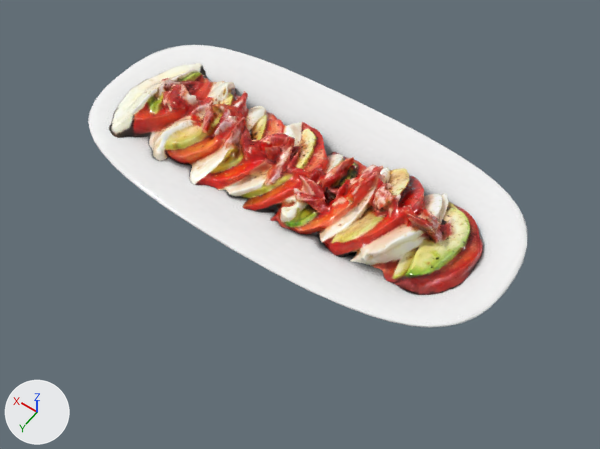
Renders of the glTF model Plato_09.glb from each side of a commit.
One viewpoint serves both versions: a 50 mm camera at (-0.206, 0.284, 0.405) aimed at (-0.022, 0.026, 0.0). The lights are fixed; the arrows at lower left show +X, +Y and +Z. The first picture is the older version. Where no turn or scale is listed for an object, it has been applied to the vertices. Vertices at exactly the same position are counted once.

Objects in the first picture: 'Boolean Square Plate.002', 'Caprese Decimate Edit.002'.
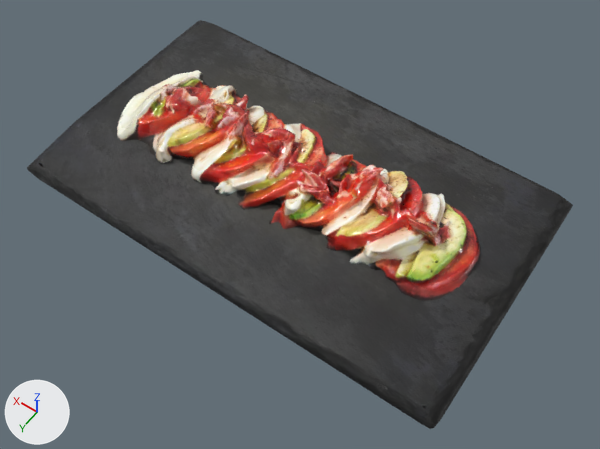
Where the change shows, as pixel boxes [x1, y1, x2, y2] in the pictures (600 x 449 px):
'Plato Pizarra Burger.001', added: after [27, 20, 573, 429]
'Boolean Square Plate.002', deleted: before [88, 45, 527, 328]
'Caprese Decimate Edit.002', reshaped, moved: before [109, 63, 483, 295]; after [117, 70, 480, 301]

Diff of the bpy script that builds the scene:
```diff
--- a/Plato_09.glb.py
+++ b/Plato_09.glb.py
@@ img_normal_lowpoly @@
+img_normal_lowpoly = load_image('Normal LowPoly', '_unpacked/Normal_LowPoly', 512, 512, 'Non-Color')
@@ img_difuso_plate_ori @@
+img_difuso_plate_ori = load_image('Difuso_Plate_ori', '_unpacked/Difuso_Plate_ori', 800, 800, 'sRGB')
@@ mat_caprese_003 @@
+mat_caprese_003 = bpy.data.materials.new('Caprese.003')
+# uses the picture img_diffuse_006
+# uses the picture img_normal_001
+# uses the picture img_roughness_003
+# uses the picture img_roughness_003_001
@@ mat_platp_pizarra_burger_001 @@
+mat_platp_pizarra_burger_001 = bpy.data.materials.new('Platp Pizarra Burger.001')
+# uses the picture img_difuso_plate_ori
+# uses the picture img_normal_lowpoly
@@ me_3dmodel_048 @@
 # used by ob_caprese_decimate_edit_002; location = (0.0, -0.0001, 0.0118)
-me_3dmodel_048.from_pydata(...)  # 10328 vertices, 20298 faces; spans x -0.128..0.135, y -0.04..0.047, z -0.008..0.035
-me_3dmodel_048.materials.append(mat_caprese_001)
+me_3dmodel_048.from_pydata(...)  # 11053 vertices, 21888 faces; spans x -0.13..0.135, y -0.042..0.045, z -0.003..0.036
+# me_3dmodel_048 part 1: 91 vertices moved within x -0.125..0.132, y -0.039..0.043, z -0.003..0.033; 10069 vertices removed from x -0.128..0.135, y -0.04..0.047, z -0.008..0.035; 10794 vertices added at x -0.13..0.135, y -0.042..0.045, z -0.003..0.036
+me_3dmodel_048.materials.append(mat_caprese_003)
@@ me_mesh_012 @@
+me_mesh_012.from_pydata(...)  # 147 vertices, 290 faces; spans x -0.157..0.153, y -0.111..0.074, z 0.011..0.02
+me_mesh_012.materials.append(mat_platp_pizarra_burger_001)
@@ ob_boolean_square_plate_002 @@
-ob_boolean_square_plate_002 = bpy.data.objects.new('Boolean Square Plate.002', me_object_0_001)
-ob_boolean_square_plate_002.location = (0.0, 0.0, 0.0)
@@ ob_caprese_decimate_edit_002 @@
 ob_caprese_decimate_edit_002 = bpy.data.objects.new('Caprese Decimate Edit.002', me_3dmodel_048)
-ob_caprese_decimate_edit_002.location = (0.0, -0.0001, 0.0118)
+ob_caprese_decimate_edit_002.location = (0.0, -0.0001, 0.005)
@@ ob_plato_pizarra_burger_001 @@
+ob_plato_pizarra_burger_001 = bpy.data.objects.new('Plato Pizarra Burger.001', me_mesh_012)
+ob_plato_pizarra_burger_001.location = (0.0, 0.0224, -0.0111)
```
